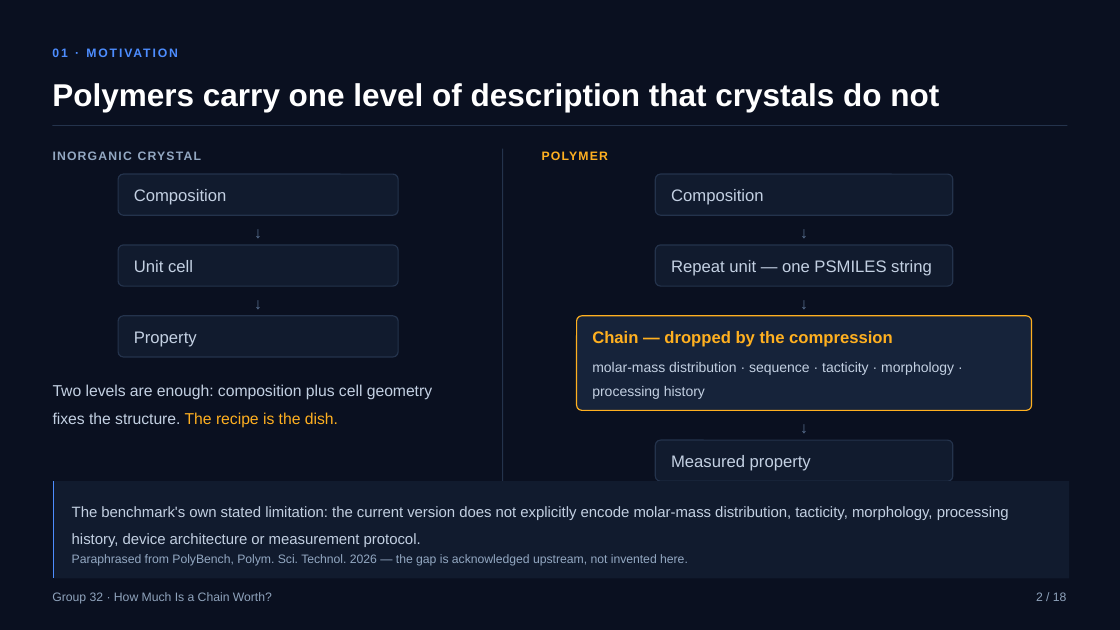
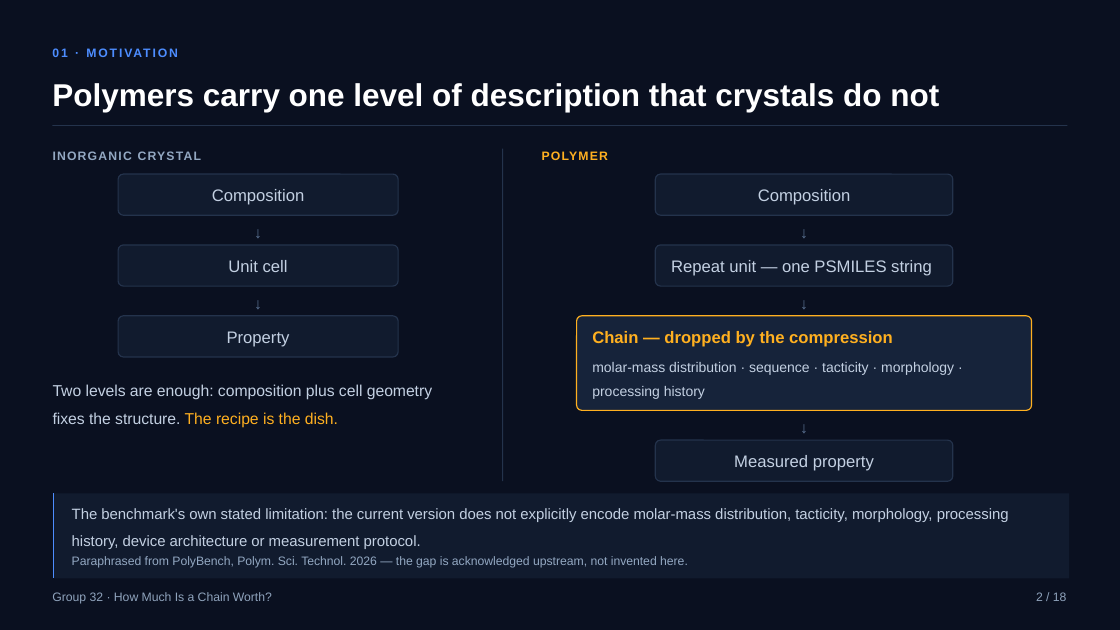
Before and after one commit to XHH-Coco/How-Much-Is-a-Chain-Worth, a slide deck: slide 2 of presentation/ChainWorth_Group32/ChainWorth_Group32.pptx. Drawn at 1120x630 pixels with LibreOffice and Linux fonts; fonts in the diff are those of the drawing. Boxes give left, top, right and bottom in pixels: in the first picture for what was removed or moved away, otherwise in the second. Text is boxed around its words. In the diff, an @@ line names an element or a change of style, - is before the commit and + after.

```diff
--- a/presentation/ChainWorth_Group32/ChainWorth_Group32.pptx
+++ b/presentation/ChainWorth_Group32/ChainWorth_Group32.pptx
@@ alignment left to centre in 5 elements at [212,189,305,205], [228,260,288,272], [227,331,290,347], [758,189,851,205], [734,455,874,471] @@
@@ freeform shape: place and size @@
-freeform shape at [52,481,1069,579]
+freeform shape at [52,494,1069,579]
@@ rectangle: place and size @@
-rectangle at [55,481,1070,579]
+rectangle at [55,494,1070,579]
```
Also in this commit, not shown: 5 other slides changed, 14 other files.
